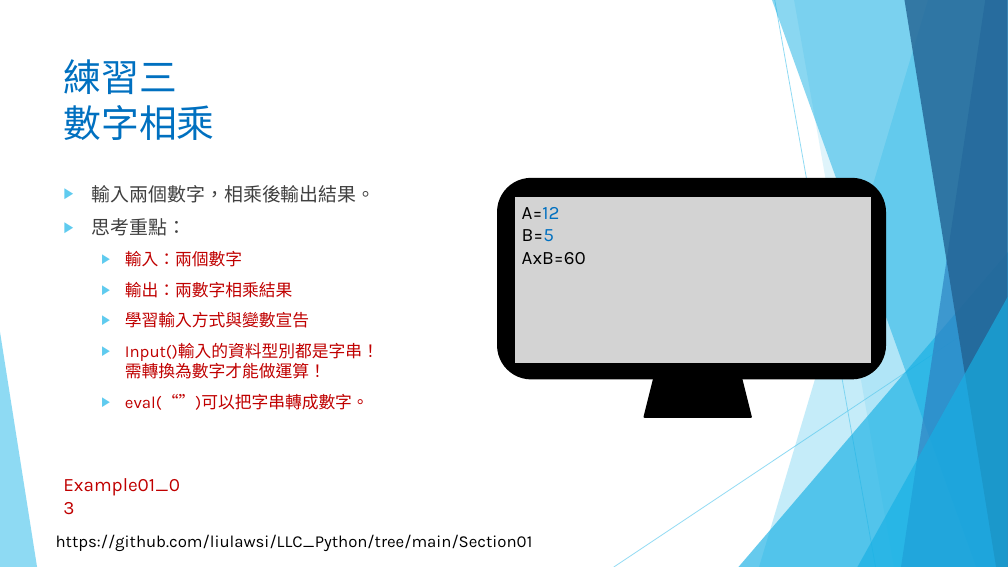
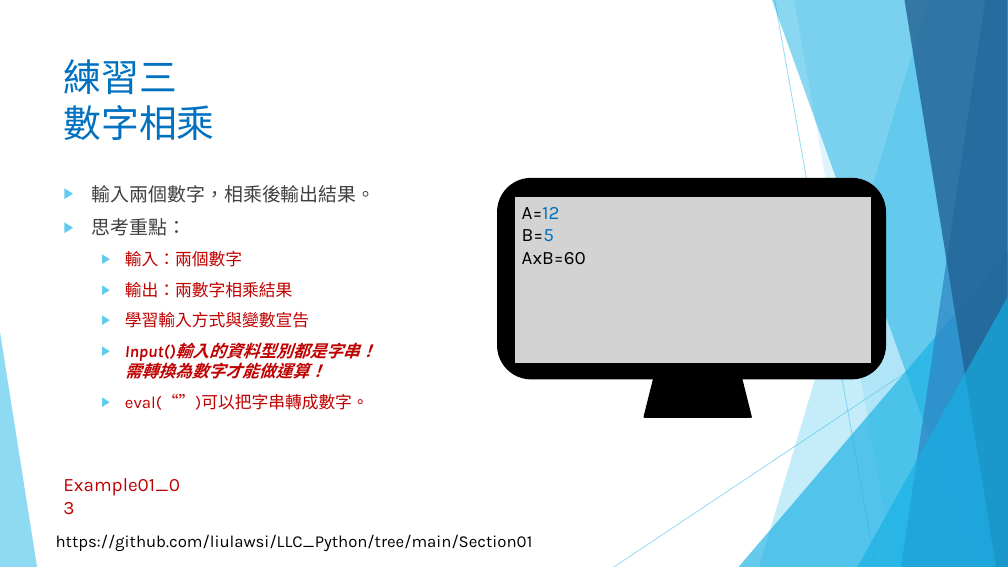
Before and after one commit to liulawsi/My_PPTs, a slide deck: slide 17 of LCC/Python/01_千里之行始於足下.pptx. Drawn at 1008x567 pixels with LibreOffice and Linux fonts; fonts in the diff are those of the drawing; background and template pictures are left out. Boxes give left, top, right and bottom in pixels: in the first picture for what was removed or moved away, otherwise in the second. Text is boxed around its words. In the diff, an @@ line names an element or a change of style, - is before the commit and + after.

```diff
--- a/LCC/Python/01_千里之行始於足下.pptx
+++ b/LCC/Python/01_千里之行始於足下.pptx
@@ text at (x1=125, y1=342, x2=377, y2=379): bold on, italic on in "Input()輸入的資料型別都是字串！ 需轉換為數字才能做運算！" @@
```
Also in this commit, not shown: 1 slide added, 1 other file.
